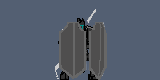
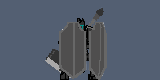
Before/after of a (160, 80) layered artwork. What changed in the layer stack:
moved "Weapon #0" below "Left Arm #0", painted on it over left=41, top=7, right=104, bottom=79
